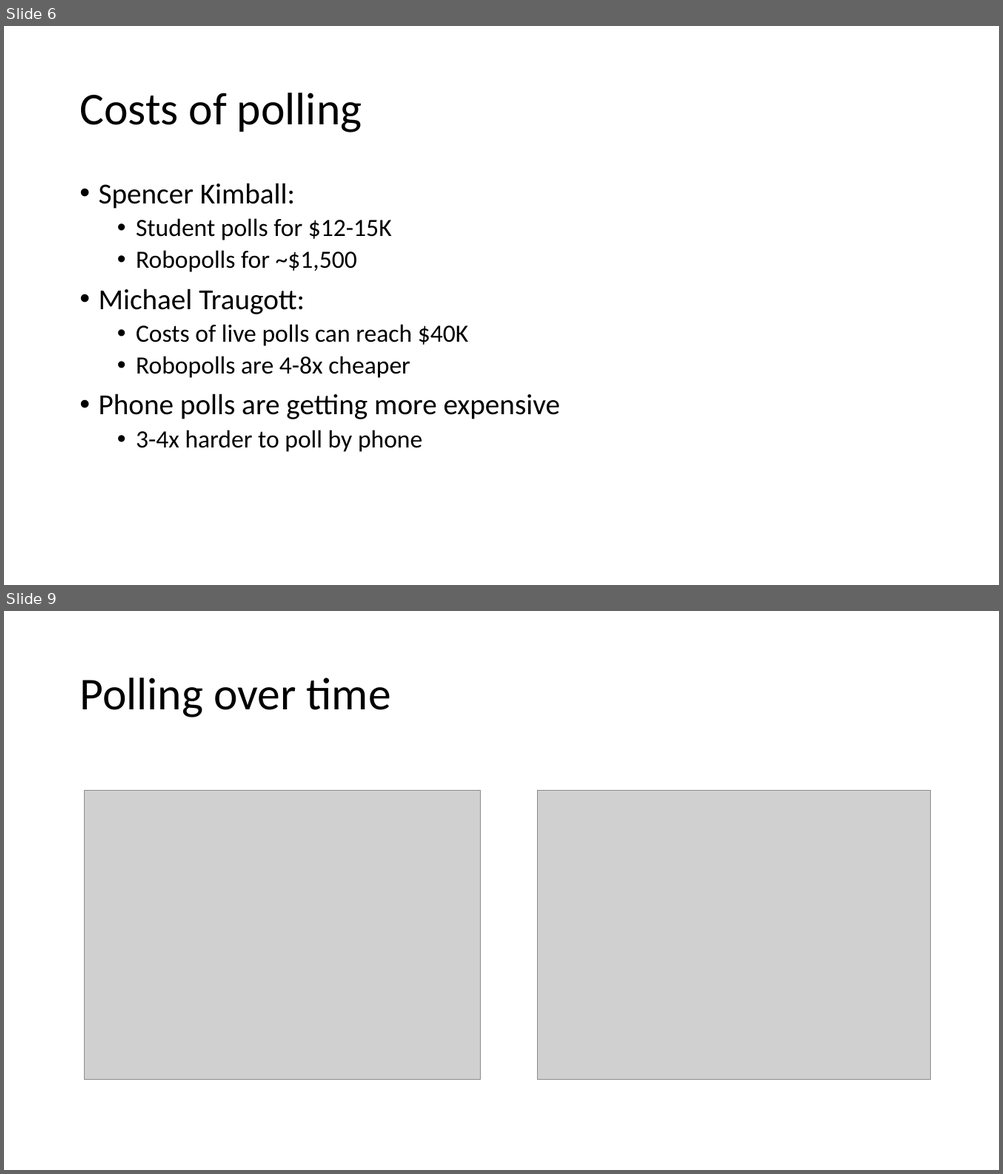
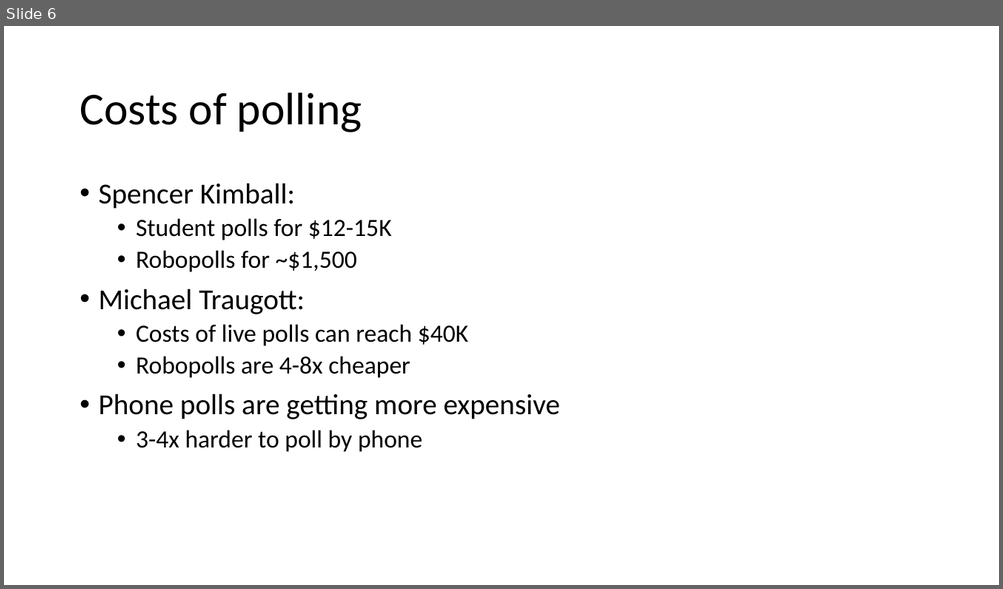
Before and after one commit to Hedgehog612/Capstone_Project_1, a slide deck: data_storytelling.pptx. Shown one above the other, each under a label of ours: slides 6 and 9 before the commit, slide 6 after it; the slides between them are not shown. The pictures are 1003x1174 and 1003x589 pixels, drawn with LibreOffice and Linux fonts; fonts in the diff are those of the drawing; grey boxes stand for pictures. Boxes give left, top, right and bottom in pixels: in the first picture for what was removed or moved away, otherwise in the second. Text is boxed around its words. In the diff, an @@ line names an element or a change of style, - is before the commit and + after.

```diff
--- a/data_storytelling.pptx
+++ b/data_storytelling.pptx
@@ slide 9 removed at (4, 611, 999, 1170), background #FFFFFF @@
@@ title removed at (79, 678, 391, 718) @@
-Polling over time
@@ picture removed at (85, 790, 481, 1079) @@
@@ picture removed at (538, 790, 930, 1079) @@
```
Also in this commit, not shown: 3 slides changed, 8 slides added, 8 other slides removed.
